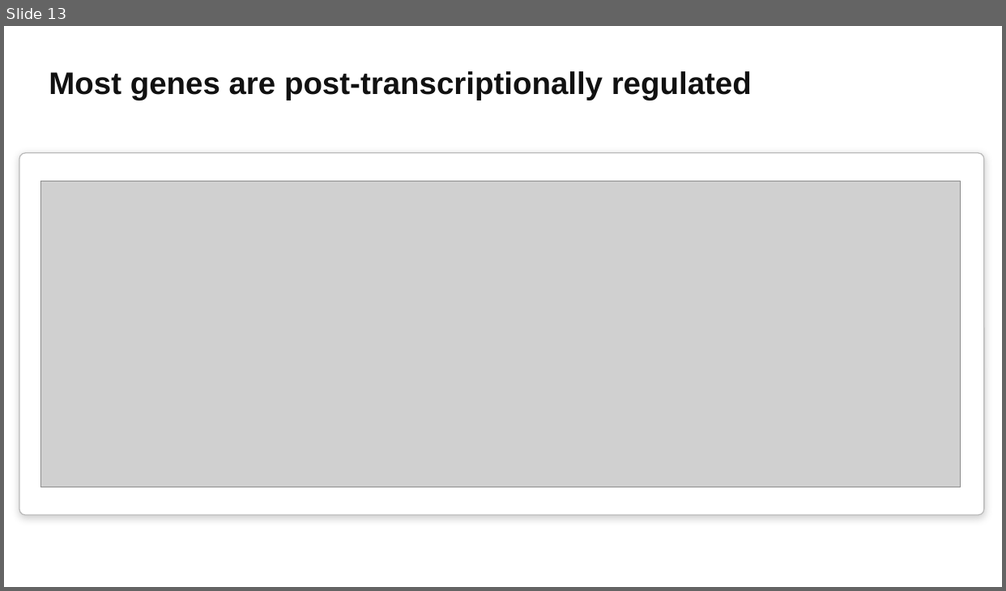
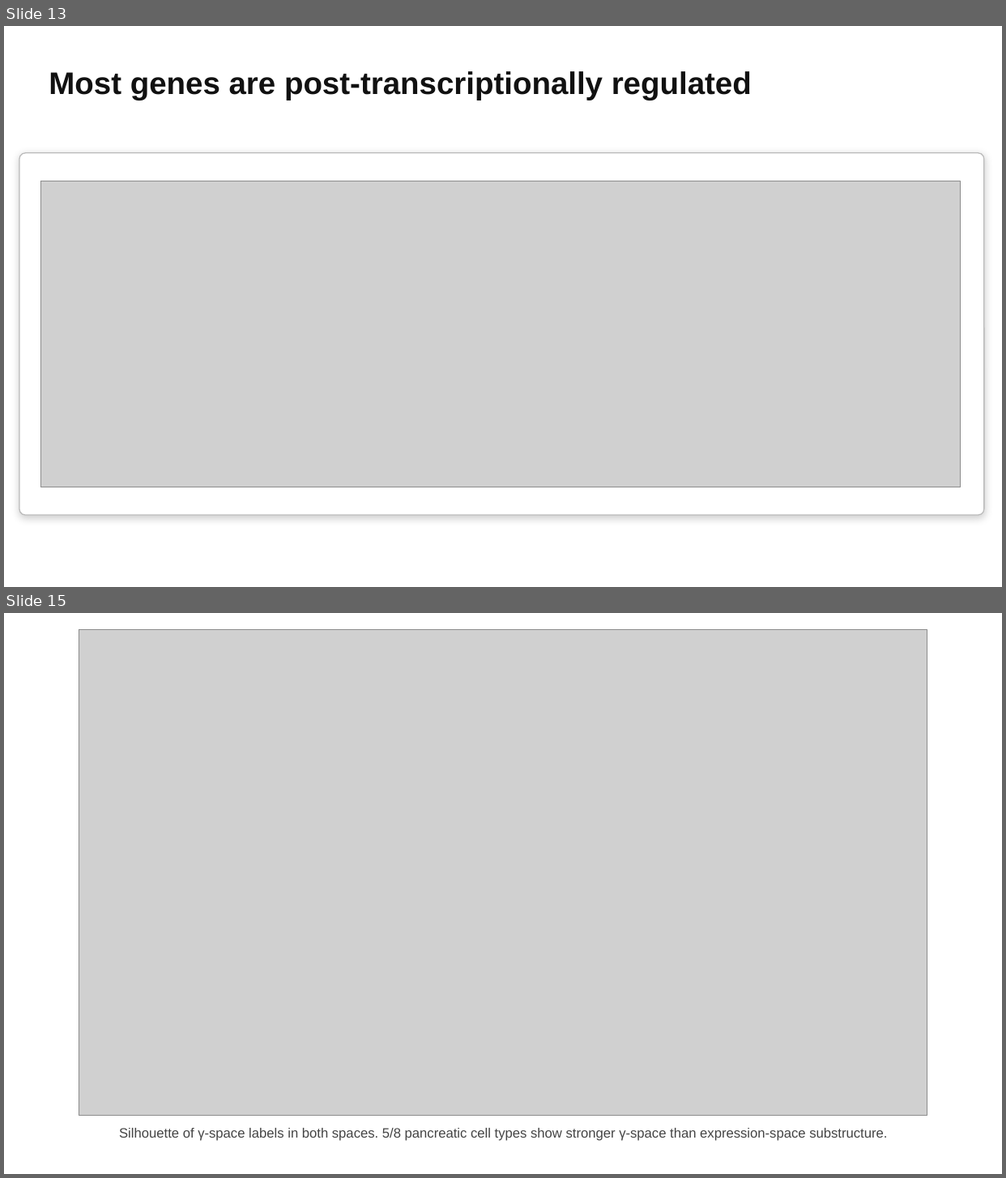
Before and after one commit to bryanc5864/scPTR, a slide deck: presentations/scPTR talk.pptx. Shown one above the other, each under a label of ours: slide 13 before the commit, slides 13 and 15 after it; the slides between them are not shown. The pictures are 1006x591 and 1006x1178 pixels, drawn with LibreOffice and Linux fonts; fonts in the diff are those of the drawing; grey boxes stand for pictures. Boxes give left, top, right and bottom in pixels: in the first picture for what was removed or moved away, otherwise in the second. Text is boxed around its words. In the diff, an @@ line names an element or a change of style, - is before the commit and + after.

```diff
--- a/presentations/scPTR talk.pptx
+++ b/presentations/scPTR talk.pptx
@@ slide 15 added at (x1=4, y1=613, x2=1002, y2=1174), background #FFFFFF @@
@@ picture added at (x1=79, y1=630, x2=927, y2=1116) @@
@@ text added at (x1=119, y1=1128, x2=887, y2=1141), 13 pt, text #444444 @@
+Silhouette of γ-space labels in both spaces. 5/8 pancreatic cell types show stronger γ-space than expression-space substructure.
```
Also in this commit, not shown: 3 slides changed, 7 other slides added, 2 other files.
